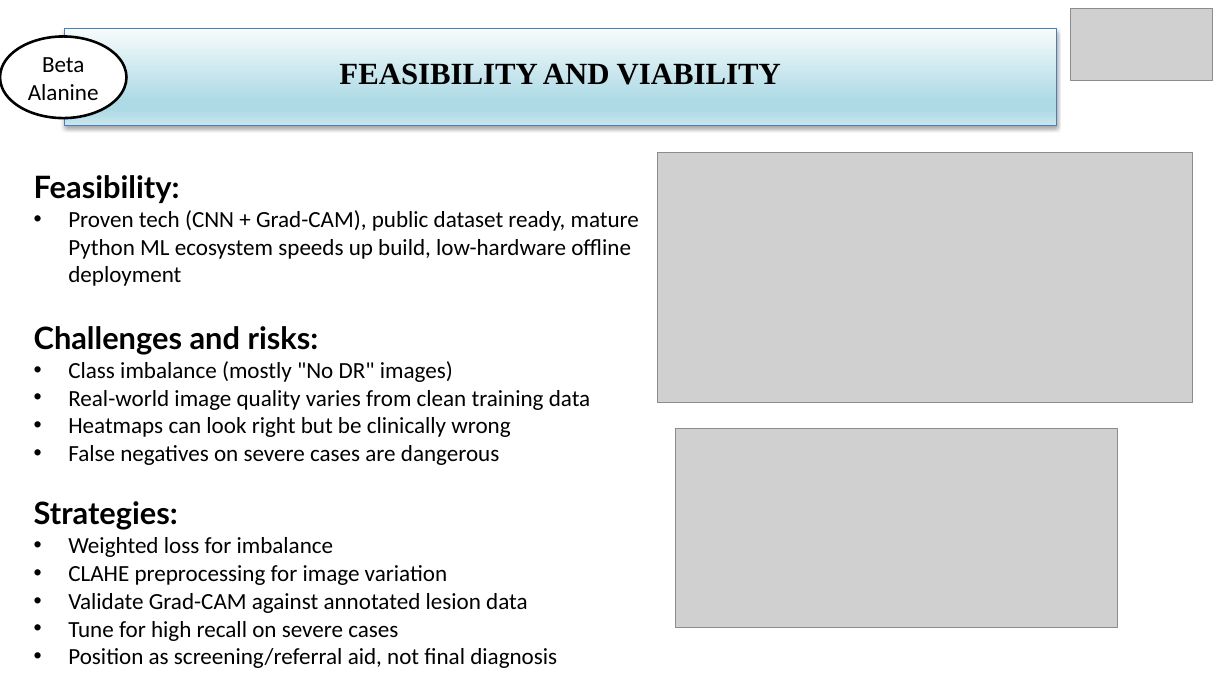
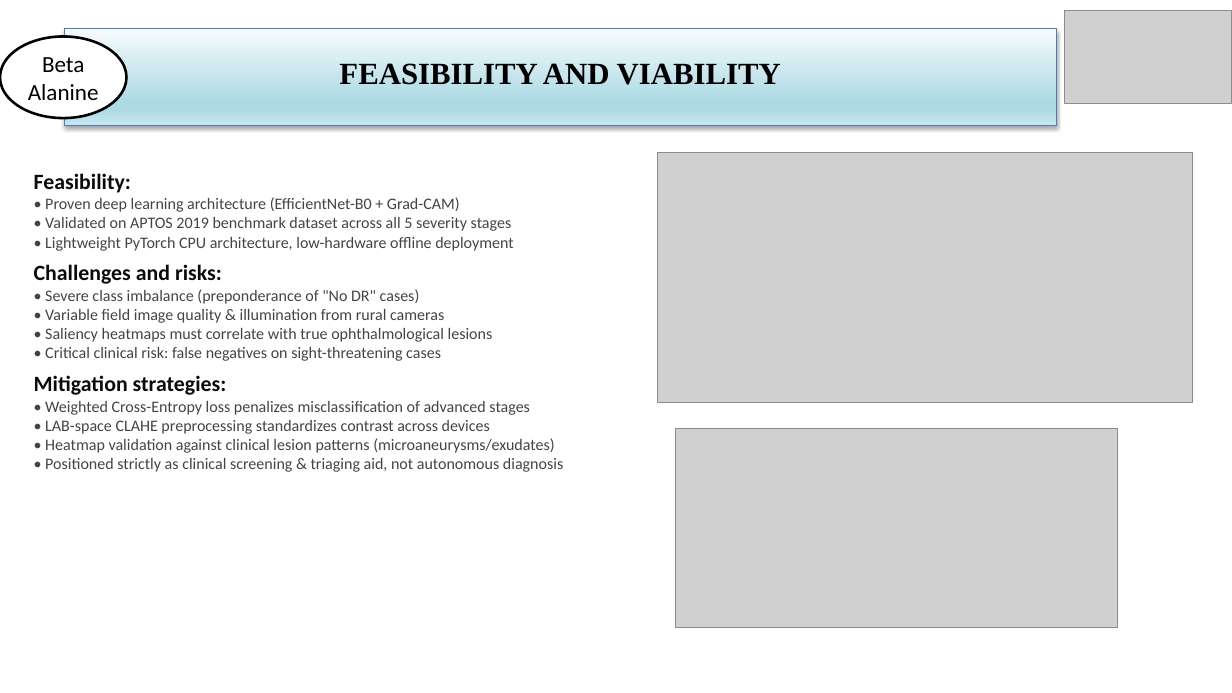
Before and after one commit to stoic-bruh/retinascan-ai, a slide deck: slide 4 of ppt/retinascan-ai-v1.pptx. Drawn at 1232x693 pixels with LibreOffice and Linux fonts; fonts in the diff are those of the drawing; grey boxes stand for pictures. Boxes give left, top, right and bottom in pixels: in the first picture for what was removed or moved away, otherwise in the second. Text is boxed around its words. In the diff, an @@ line names an element or a change of style, - is before the commit and + after.

Commit message:
Final submission deliverables: updated README, live Render deployment, final presentation deck, demo video, and cleaned codebase

```diff
--- a/ppt/retinascan-ai-v1.pptx
+++ b/ppt/retinascan-ai-v1.pptx
@@ picture: place and size @@
-picture at <box>1071,8,1213,80</box>
+picture at <box>1065,10,1232,104</box>
@@ text at <box>34,173,222,284</box>: size 24 to 17 pt, font Lato to Calibri, text colour #000000 to #0B0B0B in "Feasibility:", "Challenges and risks:" @@
@@ text at <box>45,197,513,251</box>: text changed; size 18 to 12.5 pt; text colour #000000 to #444441 @@
-• Proven tech (CNN + Grad-CAM), public dataset ready, mature Python ML ecosystem speeds up build, low-hardware offline deployment
+• Proven deep learning architecture (EfficientNet-B0 + Grad-CAM)
+• Validated on APTOS 2019 benchmark dataset across all 5 severity stages
+• Lightweight PyTorch CPU architecture, low-hardware offline deployment
@@ text removed at <box>228,214,403,247</box> @@
-Technologies
@@ text at <box>34,289,563,472</box>: text changed; size 18 to 12.5 pt; text colour #000000 to #444441 @@
-• Class imbalance (mostly "No DR" images)
-• Real-world image quality varies from clean training data
-• Heatmaps can look right but be clinically wrong
-• False negatives on severe cases are dangerous
-Strategies:
-• Weighted loss for imbalance
-• CLAHE preprocessing for image variation
-• Validate Grad-CAM against annotated lesion data
-• Tune for high recall on severe cases
-• Position as screening/referral aid, not final diagnosis
+• Severe class imbalance (preponderance of "No DR" cases)
+• Variable field image quality & illumination from rural cameras
+• Saliency heatmaps must correlate with true ophthalmological lesions
+• Critical clinical risk: false negatives on sight-threatening cases
+Mitigation strategies:
+• Weighted Cross-Entropy loss penalizes misclassification of advanced stages
+• LAB-space CLAHE preprocessing standardizes contrast across devices
+• Heatmap validation against clinical lesion patterns (microaneurysms/exudates)
+• Positioned strictly as clinical screening & triaging aid, not autonomous diagnosis
```
Also in this commit, not shown: 5 other slides changed, 11 other files.
